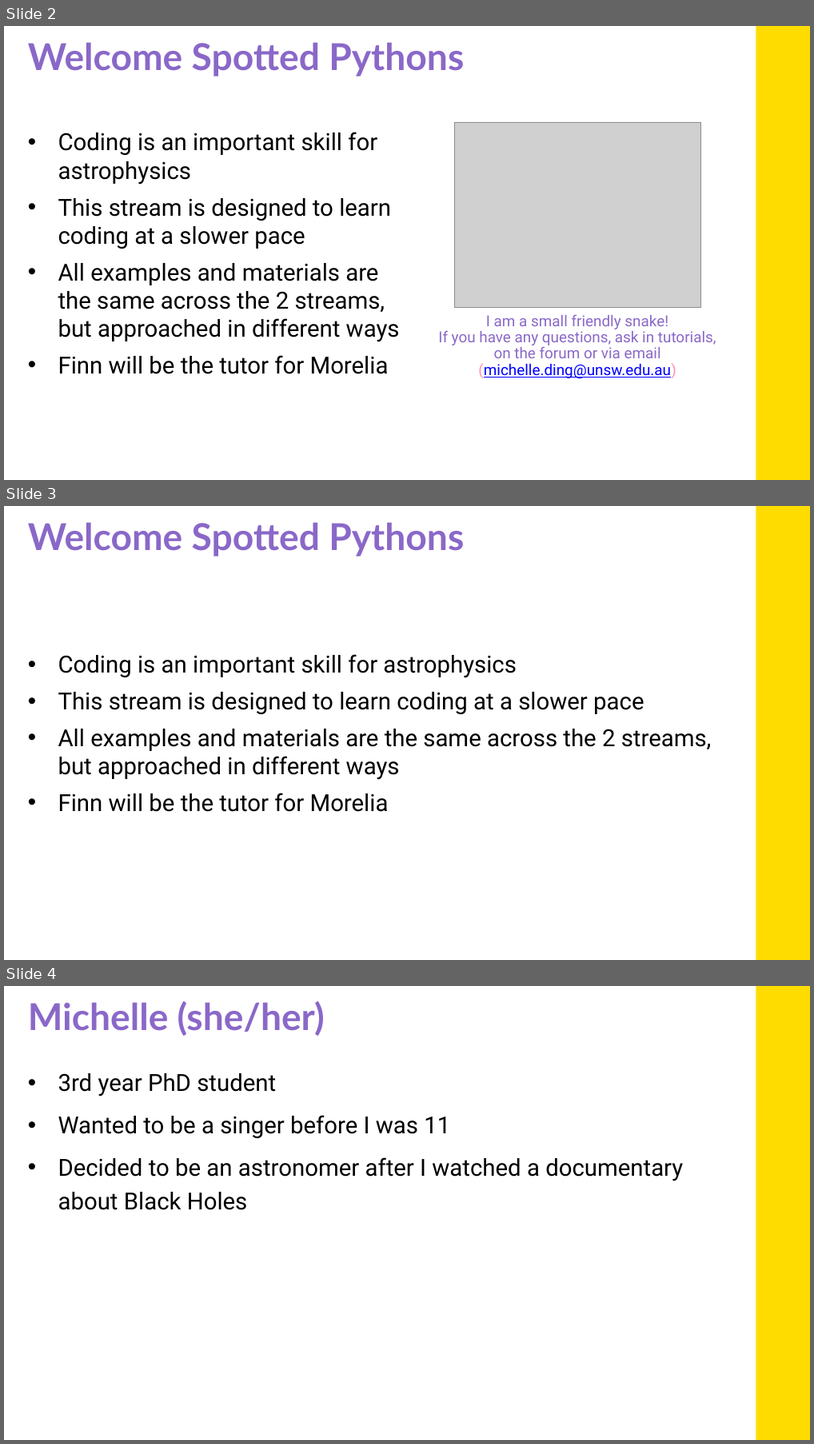
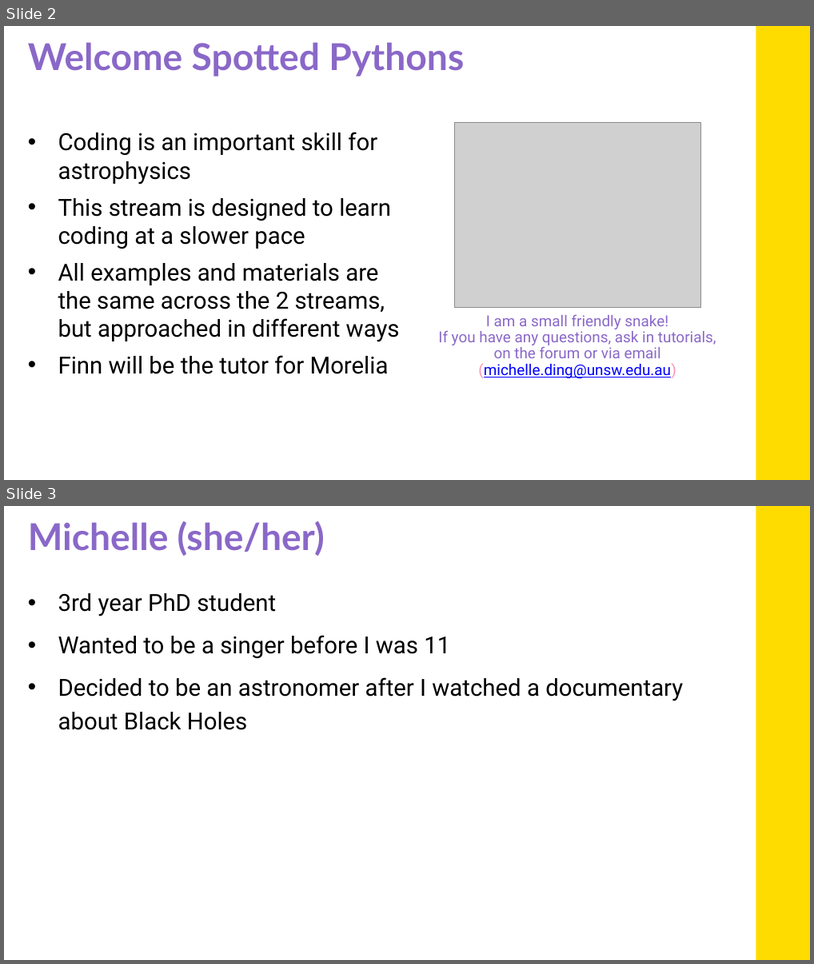
Before and after one commit to mithebell/PHYS3116_2026T3, a slide deck: Week 1/wk1_PHYS3116_2026T3_spotted_python_slides.pptx. Shown one above the other, each under a label of ours: slides 2, 3 and 4 before the commit, slides 2 and 3 after it. The pictures are 814x1444 and 814x964 pixels, drawn with LibreOffice and Linux fonts; fonts in the diff are those of the drawing; grey boxes stand for pictures; background and template pictures are left out. Boxes give left, top, right and bottom in pixels: in the first picture for what was removed or moved away, otherwise in the second. Text is boxed around its words. In the diff, an @@ line names an element or a change of style, - is before the commit and + after.

```diff
--- a/Week 1/wk1_PHYS3116_2026T3_spotted_python_slides.pptx
+++ b/Week 1/wk1_PHYS3116_2026T3_spotted_python_slides.pptx
@@ slide 3 removed at [4,506,810,960], background #FFFFFF; not listed: 1 template element that a slide beside it also shows @@
@@ title removed at [28,522,464,556] @@
-Welcome Spotted Pythons
@@ text removed at [58,654,712,812] @@
-• Coding is an important skill for astrophysics
-• This stream is designed to learn coding at a slower pace
-• All examples and materials are the same across the 2 streams, but approached in different ways
-• Finn will be the tutor for Morelia
@@ what was slide 4 is now slide 3 @@
```
Also in this commit, not shown: 2 slides changed, 1 other slide removed, 1 other file.
